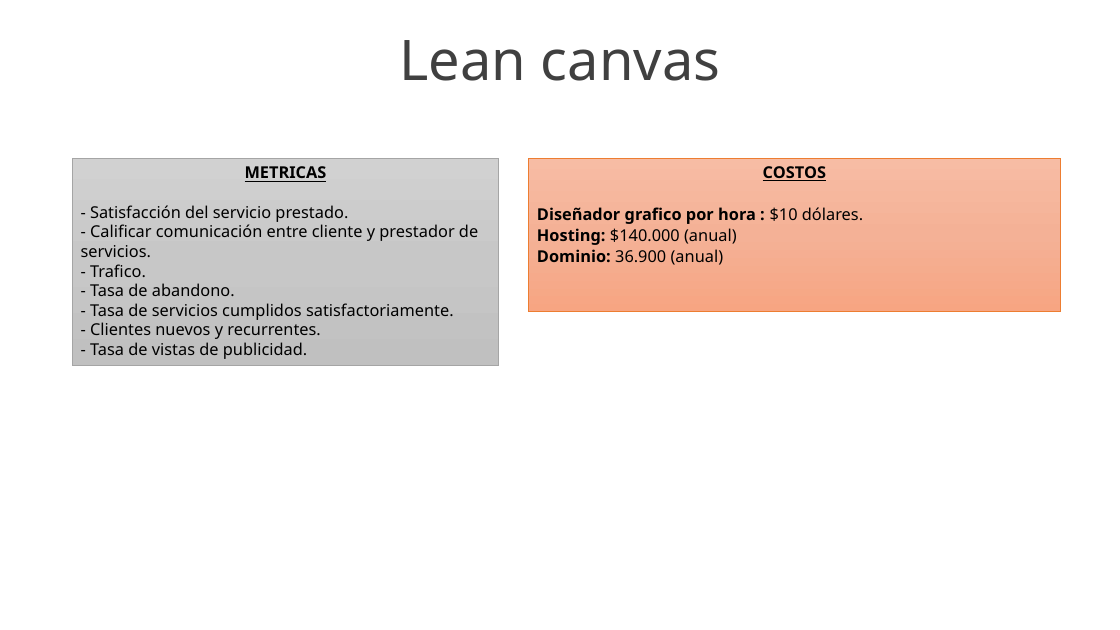
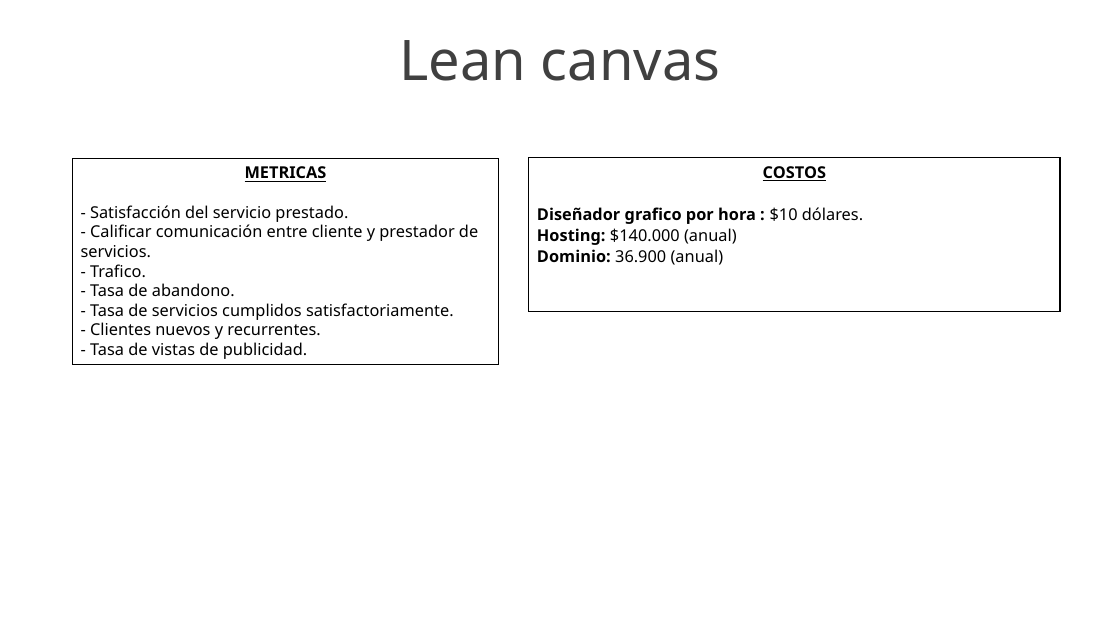
Before and after one commit to yeseniaquejada/SERVICE_MARKET, a slide deck: slide 9 of PROYECTO FORMATIVO.pptx. Drawn at 1120x630 pixels with LibreOffice and Linux fonts; fonts in the diff are those of the drawing; background and template pictures are left out. Boxes give left, top, right and bottom in pixels: in the first picture for what was removed or moved away, otherwise in the second. Text is boxed around its words. In the diff, an @@ line names an element or a change of style, - is before the commit and + after.

```diff
--- a/PROYECTO FORMATIVO.pptx
+++ b/PROYECTO FORMATIVO.pptx
@@ rectangle "METRICAS" at (72,159,499,365): fill gradient #D2D2D2 to #C8C8C8 to #C0C0C0 to #FFFFFF; outline #A5A5A5 0.5 pt to #000000 1 pt @@
@@ rectangle "COSTOS" at (528,158,1060,312): fill gradient #F7BDA5 to #F5B196 to #F8A582 to #FFFFFF; outline #ED7D31 0.5 pt to #000000 1 pt @@
```
Also in this commit, not shown: 2 other slides changed, 1 slide removed, 21 other files.
